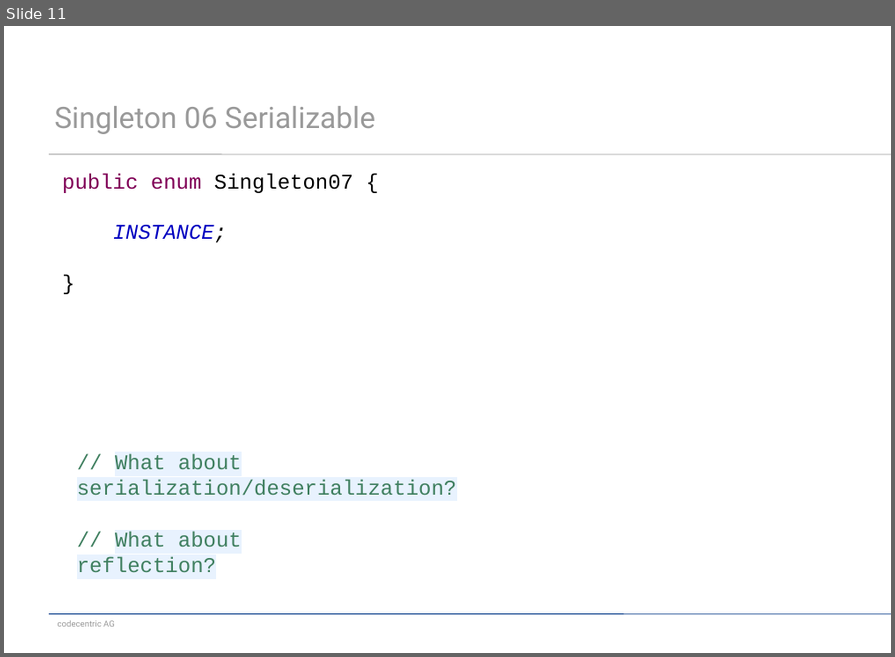
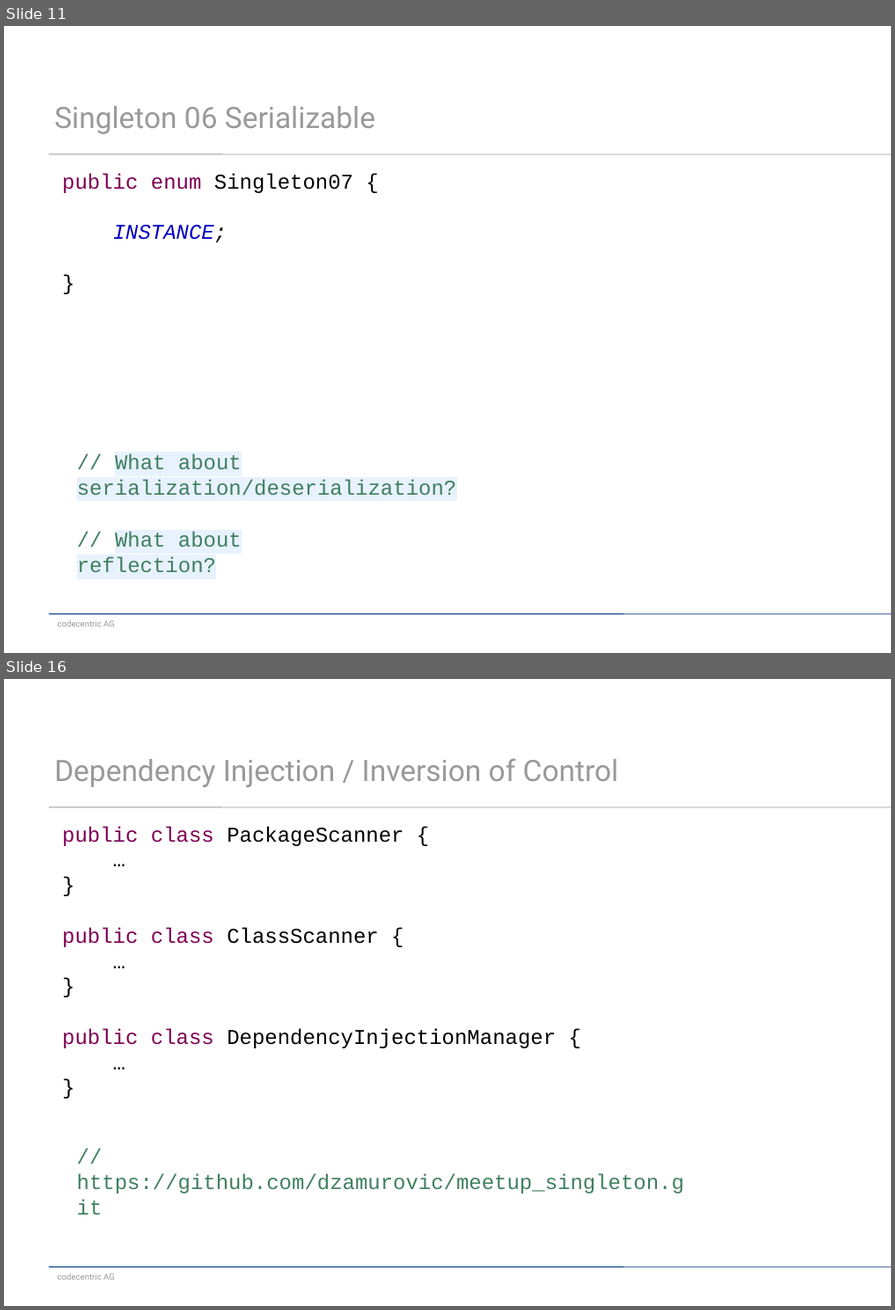
Before and after one commit to dzamurovic/meetup_singleton, a slide deck: meetup.pptx. Shown one above the other, each under a label of ours: slide 11 before the commit, slides 11 and 16 after it; the slides between them are not shown. The pictures are 895x657 and 895x1310 pixels, drawn with LibreOffice and Linux fonts; fonts in the diff are those of the drawing. Boxes give left, top, right and bottom in pixels: in the first picture for what was removed or moved away, otherwise in the second. Text is boxed around its words. In the diff, an @@ line names an element or a change of style, - is before the commit and + after.

```diff
--- a/meetup.pptx
+++ b/meetup.pptx
@@ slide 16 added at <box>4,679,891,1306</box>, background #FFFFFF; not listed: 3 template elements that a slide beside it also shows @@
@@ title added at <box>54,758,619,787</box>, 28 pt, text #999999 @@
+Dependency Injection / Inversion of Control
@@ text added at <box>62,826,556,1049</box>, 20 pt, text #000000 @@
+public class PackageScanner {
+…
+}
+public class ClassScanner {
+…
+}
+public class DependencyInjectionManager {
+…
+}
@@ text added at <box>77,1174,684,1194</box>, 20 pt, text #3F7F5F @@
+// https://github.com/dzamurovic/meetup_singleton.git
```
Also in this commit, not shown: 3 slides changed, 4 other slides added.
